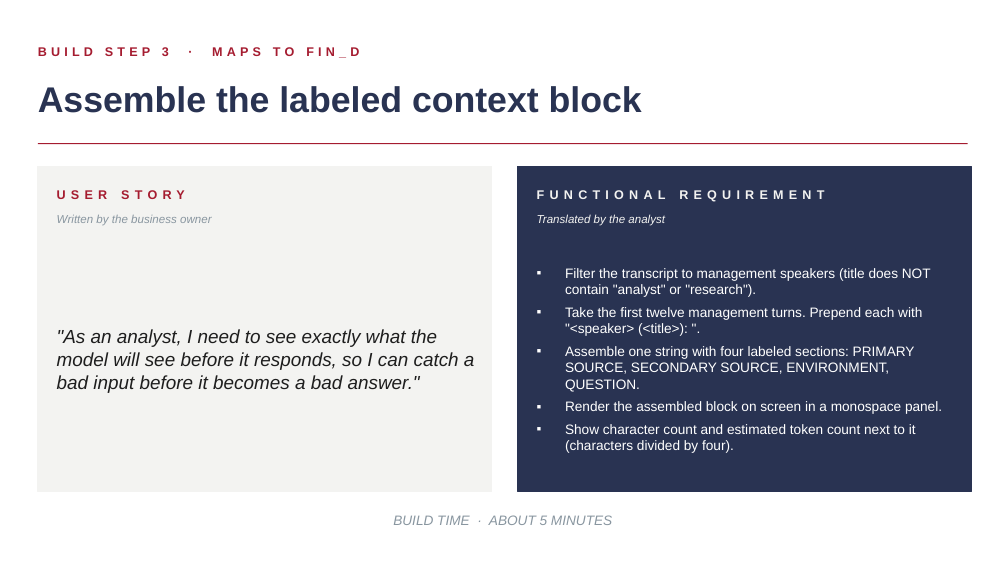
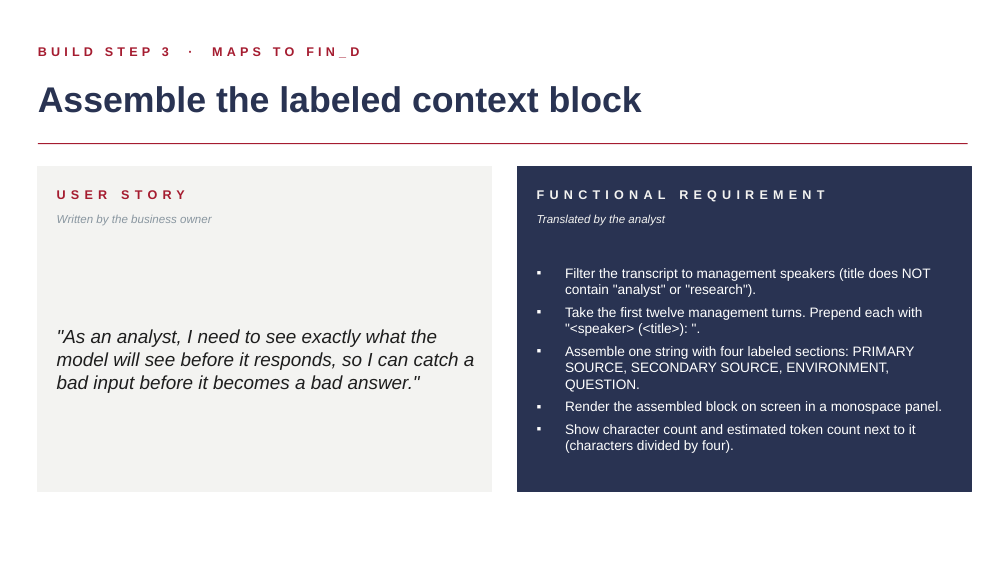
Before and after one commit to kwartler/vienna-genai-finance-course, a slide deck: slide 12 of lessons/day2-finance/C_Day2_Finance_SPA_Build.pptx. Drawn at 1008x567 pixels with LibreOffice and Linux fonts; fonts in the diff are those of the drawing. Boxes give left, top, right and bottom in pixels: in the first picture for what was removed or moved away, otherwise in the second. Text is boxed around its words. In the diff, an @@ line names an element or a change of style, - is before the commit and + after.

```diff
--- a/lessons/day2-finance/C_Day2_Finance_SPA_Build.pptx
+++ b/lessons/day2-finance/C_Day2_Finance_SPA_Build.pptx
@@ text removed at <box>393,515,612,525</box> @@
-BUILD TIME · ABOUT 5 MINUTES
```
Also in this commit, not shown: 15 other slides changed.
